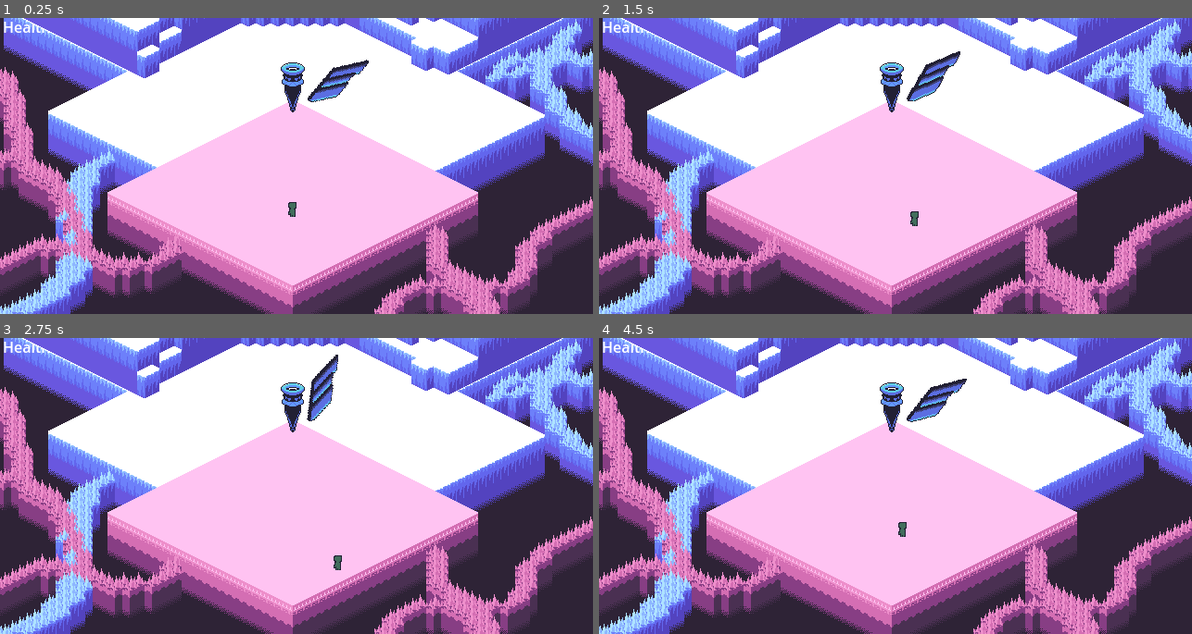
Above: before the commit, frames 1-4 (two rows, left to right).
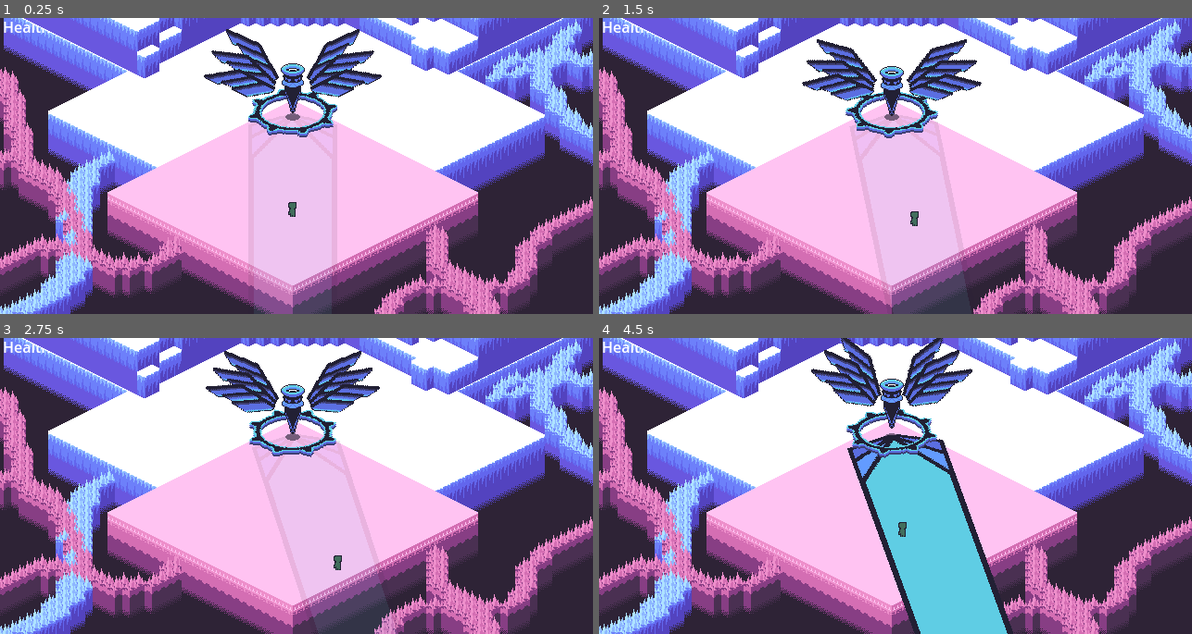
Above: after the commit, the same moments.

Repository: Boxypluto/Isometric-Rougelike
Game: Godot game, scene res://Scenes/Bossfights/Mountain Guardian/Mountain Guardian Fight.tscn
Same seed, same stepped clock (60 frames per second), same inputs: the game is played once before the commit and once after it. This scene is started directly instead of the project's main scene.
Inputs (mouse positions are in pixels of both pictures, inside the frame that each line leads up to):
- Up to frame 1 (0.25 s): no input
- Up to frame 2 (1.5 s): move the mouse to (1025, 151) at 0.52 s; press the mouse at (1025, 151) at 0.53 s; hold Right (Right) 0.53-1.28 s; move the mouse to (776, 180) at 1.27 s; release the mouse at (776, 180) at 1.28 s; hold Down (Down) from 1.28 s (still down); tap Shift (Dash) at 1.35 s
- Up to frame 3 (2.75 s): move the mouse to (355, 420) at 2.02 s; release Down (Down) at 2.03 s; press the mouse at (355, 420) at 2.03 s; hold Right (Right) from 2.03 s (still down)
- Up to frame 4 (4.5 s): move the mouse to (865, 545) at 2.77 s; release Right (Right) at 2.78 s; release the mouse at (865, 545) at 2.78 s; hold Up (Up) 2.78-3.53 s; tap Shift (Dash) at 2.85, 4.35 s; move the mouse to (1073, 530) at 3.52 s; press the mouse at (1073, 530) at 3.53 s; hold Left (Left) from 3.53 s (still down); move the mouse to (717, 441) at 4.27 s; release the mouse at (717, 441) at 4.28 s

The runs differ from the first frame. In frame 1, 4.1% of the frame differs, in the area x 34-65%, y 3-41%; in frame 2, 4.0%; in frame 3, 3.9%; in frame 4, 15%, in the area x 35-70%, y 0-100%.

Commit message:
Mountain Guardian Progress

Diff:
--- a/GameManager.gd
+++ b/GameManager.gd
@@ -47,6 +47,8 @@
 	preload("res://Music/TheSnowstormBelowTheWorld.mp3"),
 	preload("res://Music/FinalAscent.mp3")
 ]
+
+const WEED_OF_LIFE = preload("res://Music/WeedofLife.mp3")
 
 var WorldDictionary : Dictionary = {}
 var AreaArray : Array
@@ -116,6 +118,11 @@
 	else:
 		CurrentRoomIndex += 1
 
+	if CurrentRoomIndex == AreaLevelCount:
+			if CurrentAreaIndex == 0:
+				MusicPlayer.stream = WEED_OF_LIFE
+				MusicPlayer.play()
+
 	var room = WorldDictionary.values()[CurrentAreaIndex][CurrentRoomIndex].instantiate()
 	get_tree().root.add_child(room)
 	CurrentRoomScene = room
--- a/Objects/Enemies/EnemyFlash.tres
+++ b/Objects/Enemies/EnemyFlash.tres
@@ -109,6 +109,7 @@
 
 }
 "
+graph_offset = Vector2(1664.16, 930.41)
 mode = 1
 flags/light_only = false
 nodes/fragment/0/position = Vector2(2340, 560)
--- a/Scenes/Bossfights/Floweye/FloweyeFight.tscn
+++ b/Scenes/Bossfights/Floweye/FloweyeFight.tscn
@@ -1,7 +1,6 @@
-[gd_scene load_steps=19 format=3 uid="uid://8pvtns5hj4s0"]
+[gd_scene load_steps=18 format=3 uid="uid://8pvtns5hj4s0"]
 
 [ext_resource type="PackedScene" uid="uid://bemq8nyf8v5t2" path="res://Scenes/Template Room.tscn" id="1_o6o00"]
-[ext_resource type="AudioStream" uid="uid://b6kt3gq6gwiwy" path="res://Music/WeedofLife.mp3" id="2_ehsba"]
 [ext_resource type="Texture2D" uid="uid://qfwufy1f6jcr" path="res://Bosses/Floweye/Stem.png" id="2_ijf5f"]
 [ext_resource type="Script" path="res://Scenes/Bossfights/Floweye/Floweye.gd" id="2_vg1f6"]
 [ext_resource type="Theme" uid="uid://bl1f4yupoqt8a" path="res://Objects/Lobby/UI Theme.tres" id="3_8341r"]
@@ -23,12 +22,7 @@
 texture_filter = 1
 IsEnemyRoom = false
 
-[node name="Weed of Life" type="AudioStreamPlayer" parent="." index="0"]
-stream = ExtResource("2_ehsba")
-autoplay = true
-bus = &"Music"
-
-[node name="Y-Sortables" parent="." index="3"]
+[node name="Y-Sortables" parent="." index="2"]
 position = Vector2(0, 16)
 
 [node name="TileMap" parent="Y-Sortables" index="0"]
@@ -65,22 +59,26 @@
 show_percentage = false
 
 [node name="Stem" type="Sprite2D" parent="Y-Sortables/Floweye" index="4"]
+use_parent_material = true
 position = Vector2(0, 24)
 texture = ExtResource("2_ijf5f")
 offset = Vector2(0, -24)
 
 [node name="Face" type="Node2D" parent="Y-Sortables/Floweye" index="5"]
+use_parent_material = true
 script = ExtResource("6_k3a8m")
 Amplitude = 8.0
 Frequency = 0.5
 
 [node name="Flower" type="Sprite2D" parent="Y-Sortables/Floweye/Face" index="0"]
+use_parent_material = true
 position = Vector2(0, -32)
 texture = ExtResource("3_ku3i0")
 script = ExtResource("5_ufu2a")
 speed = 1.0
 
 [node name="Eye" type="Sprite2D" parent="Y-Sortables/Floweye/Face" index="1"]
+use_parent_material = true
 position = Vector2(0, -32)
 texture = ExtResource("4_2baor")
 
@@ -184,7 +182,7 @@
 [node name="PedalVolleyState" type="Node" parent="Y-Sortables/Floweye/StateMachine" index="2"]
 script = ExtResource("16_321it")
 
-[node name="AudioStreamPlayer" type="AudioStreamPlayer" parent="." index="4"]
+[node name="AudioStreamPlayer" type="AudioStreamPlayer" parent="." index="3"]
 stream = ExtResource("18_jiip7")
 
 [connection signal="HealthReachedZero" from="Y-Sortables/Floweye/HealthComponent" to="Y-Sortables/Floweye" method="OnHealthZero"]
--- /dev/null
+++ b/Scenes/Bossfights/Mountain Guardian/GuardianLaserBox.tres
@@ -0,0 +1,10 @@
+[gd_resource type="StyleBoxTexture" load_steps=2 format=3 uid="uid://byrfsem8sytbp"]
+
+[ext_resource type="Texture2D" uid="uid://dsa607iordmst" path="res://Bosses/Floweye/GuardianLaser.png" id="1_ybsba"]
+
+[resource]
+texture = ExtResource("1_ybsba")
+texture_margin_left = 32.0
+texture_margin_top = 62.0
+texture_margin_right = 32.0
+axis_stretch_vertical = 1
--- /dev/null
+++ b/Scenes/Bossfights/Mountain Guardian/GuardianLaserMAT.tres
@@ -0,0 +1,3 @@
+[gd_resource type="ShaderMaterial" format=3 uid="uid://bx3u53lw1r6rh"]
+
+[resource]
--- /dev/null
+++ b/Scenes/Bossfights/Mountain Guardian/GuardianLaserShader.tres
@@ -0,0 +1,9 @@
+[gd_resource type="VisualShader" format=3 uid="uid://d2p4v5iapr4jc"]
+
+[resource]
+code = "shader_type spatial;
+render_mode blend_mix, depth_draw_opaque, cull_back, diffuse_lambert, specular_schlick_ggx;
+
+
+
+"
--- /dev/null
+++ b/Scenes/Bossfights/Mountain Guardian/GuardianLaserState.gd
@@ -0,0 +1,39 @@
+extends State
+class_name GuardianLaserState
+
+var Laser : Panel
+var Target : Node2D
+var Speed : float = 0.25
+var Collision : CollisionPolygon2D
+var Parent : Node2D
+
+var IsMovingLaser : bool = true
+
+signal Complete
+
+var frames : float
+
+func _process(delta):
+	frames += 1
+	Laser.scale.x = 1
+	if IsMovingLaser:
+		var DirectionTo = Parent.global_position.direction_to(Target.global_position)
+		DirectionTo = Vector2(DirectionTo.x, DirectionTo.y * 2.0)
+		var RotateTo : float = DirectionTo.angle() - PI/2
+		Laser.rotation = rotate_toward(Laser.rotation, RotateTo, Speed * delta)
+	else:
+		pass
+		Laser.scale.x = 1 + (sin(frames / 10.0)*0.1)
+
+func enter():
+	IsMovingLaser = true
+	Collision.disabled = true
+	Laser.modulate.a = 0.1
+	await get_tree().create_timer(3).timeout
+	Laser.modulate.a = 1
+	IsMovingLaser = false
+	Collision.disabled = false
+	await get_tree().create_timer(2).timeout
+	Collision.disabled = true
+	Laser.modulate.a = 0
+	Complete.emit()
--- a/Scenes/Bossfights/Mountain Guardian/Mountain Guardian Fight.tscn
+++ b/Scenes/Bossfights/Mountain Guardian/Mountain Guardian Fight.tscn
@@ -1,9 +1,27 @@
-[gd_scene load_steps=6 format=3 uid="uid://p2nsue2ldnyw"]
+[gd_scene load_steps=20 format=3 uid="uid://p2nsue2ldnyw"]
 
 [ext_resource type="PackedScene" uid="uid://bemq8nyf8v5t2" path="res://Scenes/Template Room.tscn" id="1_yctlu"]
 [ext_resource type="Texture2D" uid="uid://ba0qvlsobp1bf" path="res://Bosses/Mountain Guardian/Guardian.png" id="2_1ffnq"]
+[ext_resource type="Texture2D" uid="uid://ds2gtx2sykmia" path="res://Objects/Enemies/Tower/TowerProjectileShadow.png" id="2_lg564"]
+[ext_resource type="Script" path="res://Scenes/Bossfights/Mountain Guardian/MountainGuardian.gd" id="2_poqrb"]
 [ext_resource type="Texture2D" uid="uid://bivl07hgjh6yt" path="res://Bosses/Mountain Guardian/Wing.png" id="3_1m86x"]
+[ext_resource type="Texture2D" uid="uid://cb72oqjbf63ie" path="res://Bosses/Floweye/AngelRing.png" id="3_6v47g"]
+[ext_resource type="Texture2D" uid="uid://dd5f03dfsqp7s" path="res://Bosses/Floweye/AngelRingL2.png" id="3_7lir6"]
+[ext_resource type="Script" path="res://Classes/Components/HurtBoxComponent.gd" id="3_h8kqi"]
+[ext_resource type="Script" path="res://Scenes/Bossfights/Floweye/Sine.gd" id="3_u3hyr"]
+[ext_resource type="Script" path="res://Scenes/Bossfights/Floweye/Spin.gd" id="4_0vmje"]
 [ext_resource type="Script" path="res://Classes/AngleSine.gd" id="4_p35qe"]
+[ext_resource type="Texture2D" uid="uid://cvqoac2in82yk" path="res://Bosses/Floweye/AngelRingL1.png" id="5_ppj1l"]
+[ext_resource type="Script" path="res://Classes/StateMachine.gd" id="7_cdkwp"]
+[ext_resource type="StyleBox" uid="uid://byrfsem8sytbp" path="res://Scenes/Bossfights/Mountain Guardian/GuardianLaserBox.tres" id="8_cml8r"]
+[ext_resource type="Script" path="res://Classes/Components/DamagingAreaComponent.gd" id="9_8355l"]
+[ext_resource type="Script" path="res://Scenes/Bossfights/Mountain Guardian/GuardianLaserState.gd" id="9_hvp4f"]
+
+[sub_resource type="CircleShape2D" id="CircleShape2D_e31hu"]
+radius = 51.0
+
+[sub_resource type="Theme" id="Theme_h12ec"]
+Panel/styles/panel = ExtResource("8_cml8r")
 
 [sub_resource type="RectangleShape2D" id="RectangleShape2D_j0gtu"]
 
@@ -16,19 +34,151 @@
 
 [node name="Mountain Guardian" type="CharacterBody2D" parent="Y-Sortables" index="5"]
 position = Vector2(0, -136)
+script = ExtResource("2_poqrb")
 
-[node name="CollisionShape2D" type="CollisionShape2D" parent="Y-Sortables/Mountain Guardian" index="0"]
+[node name="HurtBoxComponent" type="Area2D" parent="Y-Sortables/Mountain Guardian" index="0"]
+script = ExtResource("3_h8kqi")
+
+[node name="CollisionShape2D" type="CollisionShape2D" parent="Y-Sortables/Mountain Guardian/HurtBoxComponent" index="0"]
+position = Vector2(0, 28)
+scale = Vector2(1, 0.5)
+shape = SubResource("CircleShape2D_e31hu")
+
+[node name="DamagingAreaComponent" type="Area2D" parent="Y-Sortables/Mountain Guardian" index="1"]
+script = ExtResource("9_8355l")
+hitTags = Array[String](["Player"])
+Damage = 1
+
+[node name="CollisionShape2D" type="CollisionShape2D" parent="Y-Sortables/Mountain Guardian/DamagingAreaComponent" index="0"]
+position = Vector2(0, 28)
+scale = Vector2(1, 0.5)
+shape = SubResource("CircleShape2D_e31hu")
+debug_color = Color(0.690196, 0.34902, 0.898039, 0.419608)
+
+[node name="Squasher" type="Node2D" parent="Y-Sortables/Mountain Guardian" index="2"]
+position = Vector2(0, 24)
+scale = Vector2(1.5, 0.75)
+
+[node name="Laser" type="Panel" parent="Y-Sortables/Mountain Guardian/Squasher" index="0"]
+modulate = Color(1, 1, 1, 0)
+offset_left = -32.0
+offset_top = 5.33333
+offset_right = 32.0
+offset_bottom = 364.333
+pivot_offset = Vector2(32, 0)
+theme = SubResource("Theme_h12ec")
+
+[node name="DamagingAreaComponent" type="Area2D" parent="Y-Sortables/Mountain Guardian/Squasher/Laser" index="0"]
+script = ExtResource("9_8355l")
+hitTags = Array[String](["Player"])
+Damage = 1
+
+[node name="CollisionPolygon2D" type="CollisionPolygon2D" parent="Y-Sortables/Mountain Guardian/Squasher/Laser/DamagingAreaComponent" index="0"]
+polygon = PackedVector2Array(32, 0, 0, 16, 0, 360, 64, 360, 64, 16)
+disabled = true
+
+[node name="Ring3" type="Sprite2D" parent="Y-Sortables/Mountain Guardian/Squasher" index="1"]
+position = Vector2(0, 5.33333)
+texture = ExtResource("3_7lir6")
+script = ExtResource("4_0vmje")
+speed = -1.0
+
+[node name="Ring2" type="Sprite2D" parent="Y-Sortables/Mountain Guardian/Squasher" index="2"]
+position = Vector2(0, 2.66667)
+texture = ExtResource("5_ppj1l")
+script = ExtResource("4_0vmje")
+speed = -1.0
+
+[node name="Ring" type="Sprite2D" parent="Y-Sortables/Mountain Guardian/Squasher" index="3"]
+texture = ExtResource("3_6v47g")
+script = ExtResource("4_0vmje")
+speed = -1.0
+
+[node name="Shadow" type="Sprite2D" parent="Y-Sortables/Mountain Guardian" index="3"]
+modulate = Color(1, 1, 1, 0.588235)
+position = Vector2(0, 30)
+texture = ExtResource("2_lg564")
+
+[node name="CollisionShape2D" type="CollisionShape2D" parent="Y-Sortables/Mountain Guardian" index="4"]
 visible = false
 shape = SubResource("RectangleShape2D_j0gtu")
 disabled = true
 
-[node name="Guardian" type="Sprite2D" parent="Y-Sortables/Mountain Guardian" index="1"]
+[node name="Guardian" type="Sprite2D" parent="Y-Sortables/Mountain Guardian" index="5"]
+use_parent_material = true
 texture = ExtResource("2_1ffnq")
+script = ExtResource("3_u3hyr")
+Amplitude = 4.0
+Frequency = 1.0
 
-[node name="Sprite2D" type="Sprite2D" parent="Y-Sortables/Mountain Guardian" index="2"]
-position = Vector2(18.5323, 10.6664)
+[node name="TR-WING" type="Sprite2D" parent="Y-Sortables/Mountain Guardian" index="6"]
+use_parent_material = true
+position = Vector2(0, 2.86102e-06)
 texture = ExtResource("3_1m86x")
-offset = Vector2(29.0876, -29.4531)
+offset = Vector2(46.0876, -42.4531)
 script = ExtResource("4_p35qe")
-Amplitude = 0.5
-Frequency = 2.0
+Amplitude = 0.2
+Frequency = 1.0
+
+[node name="MR-WING" type="Sprite2D" parent="Y-Sortables/Mountain Guardian" index="7"]
+use_parent_material = true
+position = Vector2(0, 1.90735e-06)
+rotation = 0.261799
+texture = ExtResource("3_1m86x")
+offset = Vector2(46.0876, -42.4531)
+script = ExtResource("4_p35qe")
+Amplitude = 0.2
+Frequency = 1.0
+OffsetFrames = 10.0
+
+[node name="BR-WING" type="Sprite2D" parent="Y-Sortables/Mountain Guardian" index="8"]
+use_parent_material = true
+position = Vector2(0, 3.8147e-06)
+rotation = 0.523599
+texture = ExtResource("3_1m86x")
+offset = Vector2(46.0876, -42.4531)
+script = ExtResource("4_p35qe")
+Amplitude = 0.2
+Frequency = 1.0
+OffsetFrames = 20.0
+
+[node name="TL-WING" type="Sprite2D" parent="Y-Sortables/Mountain Guardian" index="9"]
+use_parent_material = true
+rotation = 3.14159
+scale = Vector2(1, -1)
+texture = ExtResource("3_1m86x")
+offset = Vector2(46.0876, -42.4531)
+script = ExtResource("4_p35qe")
+Amplitude = 0.2
+Frequency = -1.0
+
+[node name="TM-WING" type="Sprite2D" parent="Y-Sortables/Mountain Guardian" index="10"]
+use_parent_material = true
+rotation = 2.87979
+scale = Vector2(1, -1)
+texture = ExtResource("3_1m86x")
+offset = Vector2(46.0876, -42.4531)
+script = ExtResource("4_p35qe")
+Amplitude = 0.2
+Frequency = -1.0
+OffsetFrames = 10.0
+
+[node name="BL-WING" type="Sprite2D" parent="Y-Sortables/Mountain Guardian" index="11"]
+use_parent_material = true
+position = Vector2(0, 2.86102e-06)
+rotation = -0.523599
+scale = Vector2(-1, 1)
+texture = ExtResource("3_1m86x")
+offset = Vector2(46.0876, -42.4531)
+script = ExtResource("4_p35qe")
+Amplitude = 0.2
+Frequency = -1.0
+OffsetFrames = 20.0
+
+[node name="StateMachine" type="Node" parent="Y-Sortables/Mountain Guardian" index="12"]
+script = ExtResource("7_cdkwp")
+
+[node name="GuardianLaserState" type="Node" parent="Y-Sortables/Mountain Guardian/StateMachine" index="0"]
+script = ExtResource("9_hvp4f")
+
+[connection signal="Hit" from="Y-Sortables/Mountain Guardian/HurtBoxComponent" to="Y-Sortables/Mountain Guardian" method="MountainGuardianHit"]
--- /dev/null
+++ b/Scenes/Bossfights/Mountain Guardian/MountainGuardian.gd
@@ -0,0 +1,26 @@
+extends CharacterBody2D
+
+@onready var state_machine : StateMachine = $StateMachine
+@onready var guardian_laser : GuardianLaserState = $StateMachine/GuardianLaserState
+
+@onready var player = $"../Player"
+
+@onready var laser = $Squasher/Laser
+@onready var laser_collision = $Squasher/Laser/DamagingAreaComponent/CollisionPolygon2D
+
+@onready var ring = $Squasher/Ring
+
+func _ready():
+
+	# Setup Guardian Laser State
+	guardian_laser.Laser = laser
+	guardian_laser.Target = player
+	guardian_laser.Collision = laser_collision
+	guardian_laser.Parent = ring
+
+	# Setup State Machine
+	state_machine.initial_state = guardian_laser
+	state_machine.setup()
+
+func MountainGuardianHit(damage):
+	pass # Replace with function body.
--- a/Scenes/Lobby.tscn
+++ b/Scenes/Lobby.tscn
@@ -139,7 +139,7 @@
 offset_right = 313.0
 offset_bottom = -42.0
 theme = SubResource("Theme_tp7ma")
-max_value = 1.0
+max_value = 4.0
 step = 0.05
 script = ExtResource("10_bnsn1")
 Bus = "SFX"
--- a/default_bus_layout.tres
+++ b/default_bus_layout.tres
@@ -5,11 +5,11 @@
 bus/1/solo = false
 bus/1/mute = false
 bus/1/bypass_fx = false
-bus/1/volume_db = 0.0
+bus/1/volume_db = 4.63125
 bus/1/send = &"Master"
 bus/2/name = &"Music"
 bus/2/solo = false
 bus/2/mute = false
 bus/2/bypass_fx = false
-bus/2/volume_db = 0.0
+bus/2/volume_db = 0.0672607
 bus/2/send = &"Master"
Binary file added: Bosses/Floweye/AngelRing.aseprite
Binary file added: Bosses/Floweye/AngelRing.png
Not shown, added: Bosses/Floweye/AngelRing.png.import
Binary file added: Bosses/Floweye/AngelRingL1.png
Not shown, added: Bosses/Floweye/AngelRingL1.png.import
Binary file added: Bosses/Floweye/AngelRingL2.png
Not shown, added: Bosses/Floweye/AngelRingL2.png.import
Binary file added: Bosses/Floweye/GuardianLaser.aseprite
Binary file added: Bosses/Floweye/GuardianLaser.png
Not shown, added: Bosses/Floweye/GuardianLaser.png.import
Not shown, changed: Music/FinalAscent.mp3.import
